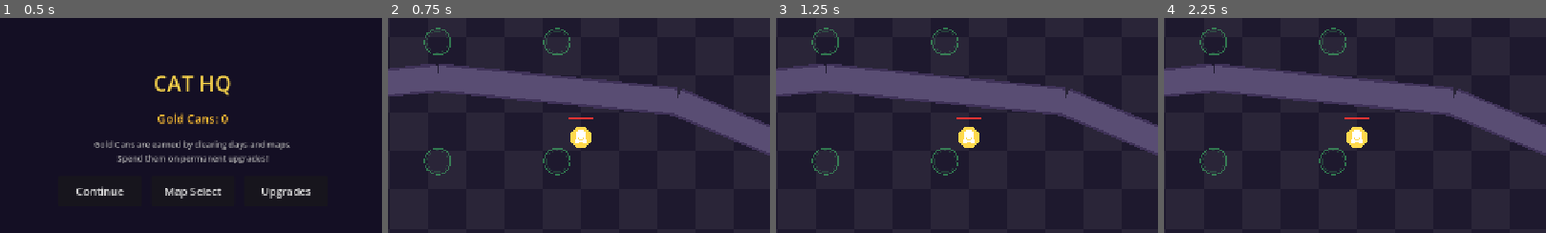
Above: before the commit, frames 1-4 (left to right).
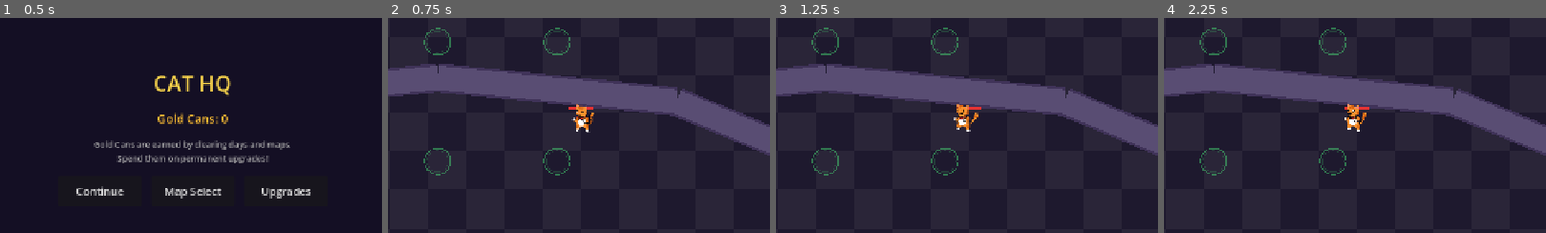
Above: after the commit, the same moments.

Repository: ChungRyong/operation-cat-mosphere
Game: Godot game, scene res://scenes/level/main.tscn
The game is run twice, just before and just after one commit, with the same random seed, the same clock (stepped at 60 frames per second) and the same inputs.
Inputs:
- Up to frame 1 (0.5 s): no input
- Up to frame 2 (0.75 s): click "Continue" at 0.5 s
- Up to frame 3 (1.25 s): no input
- Up to frame 4 (2.25 s): click "x1" at 1.25 s; click "x2" at 2 s
The pictures show only the part of the screen within x 25-75%, y 22-72%; the shares and areas given below are measured in that part.

Frame 1 is identical in both runs. In frame 2, 0.9% of the frame differs, in the area x 47-54%, y 40-61%; in frame 3, 0.9%, in the area x 46-54%, y 40-61%; in frame 4, 0.9%.

Commit message:
Apply hero sprite sheets and update animation system
Replace placeholder circle drawing with AnimatedSprite2D using
cheese cat sprite sheets (idle/walk/punch). Add bipedal keywords
to SPRITE_PROMPTS.md and update SPRITE.md frame counts to match
actual assets.

Co-Authored-By: Claude Opus 4.6 <noreply@anthropic.com>

Diff:
--- a/scenes/hero/hero.tscn
+++ b/scenes/hero/hero.tscn
@@ -10,3 +10,6 @@
 
 [node name="CollisionShape2D" type="CollisionShape2D" parent="." unique_id=1287288318]
 shape = SubResource("CircleShape2D_1")
+
+[node name="Sprite" type="AnimatedSprite2D" parent="."]
+position = Vector2(0, -32)
--- a/scripts/hero.gd
+++ b/scripts/hero.gd
@@ -43,13 +43,22 @@
 var _blocked_count: int = 0
 var _move_target: Vector2 = Vector2.ZERO
 var _moving: bool = false
+var _sprite: AnimatedSprite2D
+var _current_anim: String = "idle"
 const ARRIVAL_DISTANCE: float = 5.0
+
+const SPRITE_DATA: Dictionary = {
+	"idle": {"path": "res://assets/sprites/hero/cheese_cat_idle.png", "frames": 4, "fps": 4.0},
+	"walk": {"path": "res://assets/sprites/hero/cheese_cat_walk.png", "frames": 3, "fps": 6.0},
+	"punch": {"path": "res://assets/sprites/hero/cheese_cat_punch.png", "frames": 4, "fps": 12.0},
+}
 
 
 func _ready() -> void:
 	current_hp = max_hp
 	add_to_group("hero")
 	GameManager.phase_changed.connect(_on_phase_changed)
+	_setup_sprite()
 
 
 func _physics_process(delta: float) -> void:
@@ -63,6 +72,8 @@
 			global_position = _move_target
 		else:
 			velocity = diff.normalized() * speed
+			if velocity.x != 0.0 and _sprite:
+				_sprite.flip_h = velocity.x < 0.0
 			move_and_slide()
 	else:
 		velocity = Vector2.ZERO
@@ -88,6 +99,8 @@
 			if _auto_attack():
 				_auto_atk_timer = AUTO_ATK_INTERVAL
 
+	_update_animation()
+	_update_sprite_modulate()
 	queue_redraw()
 
 
@@ -137,15 +150,53 @@
 			enemy.take_damage(ULTIMATE_DAMAGE, TowerData.AttackType.MYSTIC)
 
 
+func _setup_sprite() -> void:
+	_sprite = $Sprite as AnimatedSprite2D
+	if _sprite == null:
+		return
+	var sf := SpriteFrames.new()
+	sf.remove_animation("default")
+	for anim_name: String in SPRITE_DATA:
+		var info: Dictionary = SPRITE_DATA[anim_name]
+		sf.add_animation(anim_name)
+		sf.set_animation_speed(anim_name, info["fps"])
+		sf.set_animation_loop(anim_name, true)
+		var tex: Texture2D = load(info["path"])
+		var frame_count: int = info["frames"]
+		var frame_w: int = 64
+		var frame_h: int = 64
+		for i in frame_count:
+			var atlas := AtlasTexture.new()
+			atlas.atlas = tex
+			atlas.region = Rect2(i * frame_w, 0, frame_w, frame_h)
+			sf.add_frame(anim_name, atlas)
+	_sprite.sprite_frames = sf
+	_sprite.play("idle")
+
+
+func _update_animation() -> void:
+	if _sprite == null:
+		return
+	var target_anim: String = "idle"
+	if _punch_cd > PUNCH_COOLDOWN - 0.3:
+		target_anim = "punch"
+	elif _moving:
+		target_anim = "walk"
+	if target_anim != _current_anim:
+		_current_anim = target_anim
+		_sprite.play(_current_anim)
+
+
+func _update_sprite_modulate() -> void:
+	if _sprite == null:
+		return
+	if _invincible_timer > 0.0:
+		_sprite.modulate.a = 0.7 + sin(Time.get_ticks_msec() * 0.01) * 0.3
+	else:
+		_sprite.modulate.a = 1.0
+
+
 func _draw() -> void:
-	var body_color := Color(1.0, 0.85, 0.3, 1.0)
-	if _invincible_timer > 0.0:
-		body_color = Color(1.0, 1.0, 0.8, 0.7 + sin(Time.get_ticks_msec() * 0.01) * 0.3)
-	draw_circle(Vector2.ZERO, 18.0, body_color)
-	draw_circle(Vector2(0, -6), 8.0, Color(1.0, 1.0, 1.0, 1.0))
-	draw_circle(Vector2(-6, 6), 5.0, Color(1.0, 1.0, 1.0, 1.0))
-	draw_circle(Vector2(6, 6), 5.0, Color(1.0, 1.0, 1.0, 1.0))
-
 	if _parry_active > 0.0:
 		draw_arc(Vector2.ZERO, 28.0, 0.0, TAU, 24, Color(0.3, 0.8, 1.0, 0.6), 3.0)
 
@@ -153,7 +204,7 @@
 		draw_arc(Vector2.ZERO, BLOCK_RANGE, 0.0, TAU, 24, Color(1.0, 0.4, 0.2, 0.3), 2.0)
 
 	var bar_w: float = 40.0
-	var bar_pos := Vector2(-bar_w * 0.5, -34.0)
+	var bar_pos := Vector2(-bar_w * 0.5, -50.0)
 	draw_rect(Rect2(bar_pos, Vector2(bar_w, 4.0)), Color(0.3, 0.0, 0.0, 1.0))
 	var hp_ratio: float = clamp(current_hp / max_hp, 0.0, 1.0)
 	draw_rect(Rect2(bar_pos, Vector2(bar_w * hp_ratio, 4.0)), Color(0.9, 0.2, 0.2, 1.0))
Binary file added: assets/sprites/hero/cheese_cat_idle.png
Binary file added: assets/sprites/hero/cheese_cat_punch.png
Binary file added: assets/sprites/hero/cheese_cat_walk.png
Not shown, changed: SPRITE.md
Not shown, changed: SPRITE_PROMPTS.md
